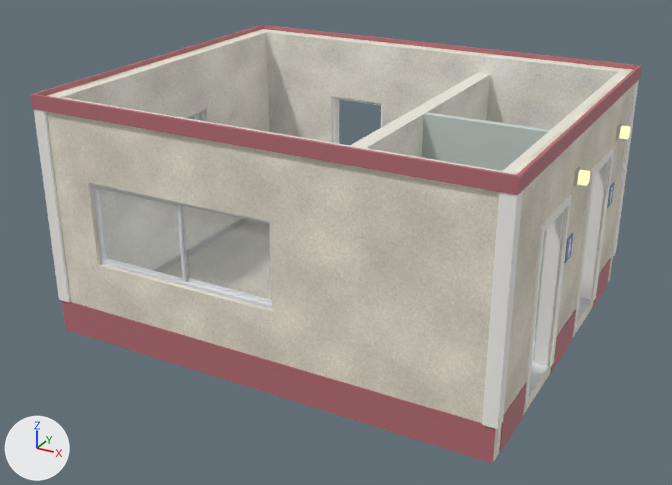
The glTF model kits/campo-beisebol/pieces/cabin_ground.glb as it was, and as the next commit left it.
One viewpoint serves both versions: a 50 mm camera at (5.44, -10.37, 6.07) aimed at (-0.08, -0.32, 1.04). Lighting does not change. The marker at lower left points along +X, +Y and +Z. The older version comes first.

In view in the first picture: 'cabin_ground_alu', 'cabin_ground_block_p', 'cabin_ground_glass', 'cabin_ground_plaster', 'cabin_ground_tile_g', 'cabin_ground_trim', 'cabin_ground_trim_w' and 4 more.
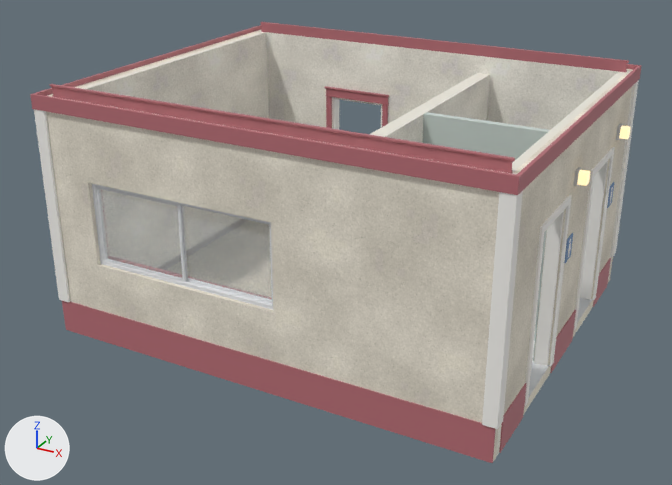
Location of each change, [x1, y1, x2, y2] in pixels of the pictures (672 x 485 px):
'molduras', added
    after: [50, 22, 629, 174]

Edits to the bpy script that builds the scene:
```text
Add me_molduras:
    me_molduras.from_pydata(...)  # 380 vertices, 648 faces; spans x -3.0..3.0, y -2.34..2.34, z 0.0..3.3
    me_molduras.materials.append(mat_trim)  # pink #b86e76
Add ob_molduras:
    ob_molduras = bpy.data.objects.new('molduras', me_molduras)
    ob_molduras.location = (0.0, 0.0, 0.0)
```
